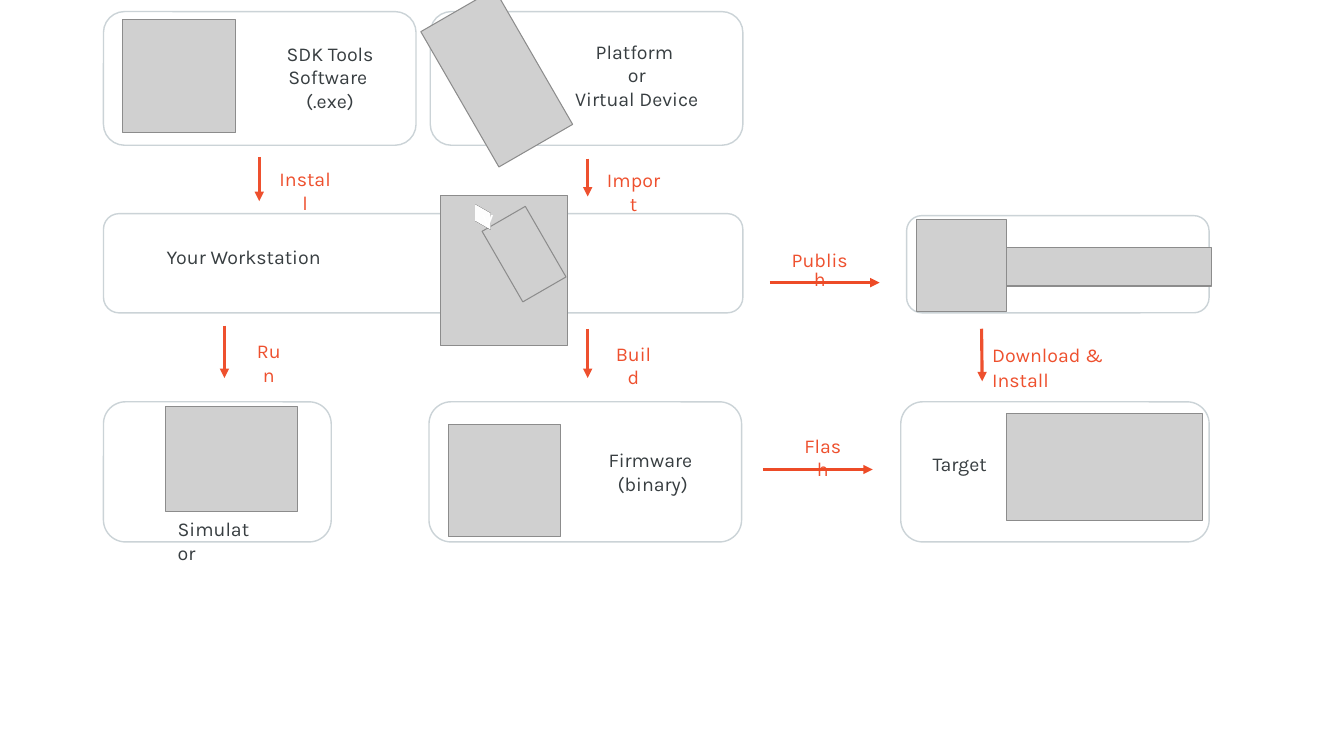
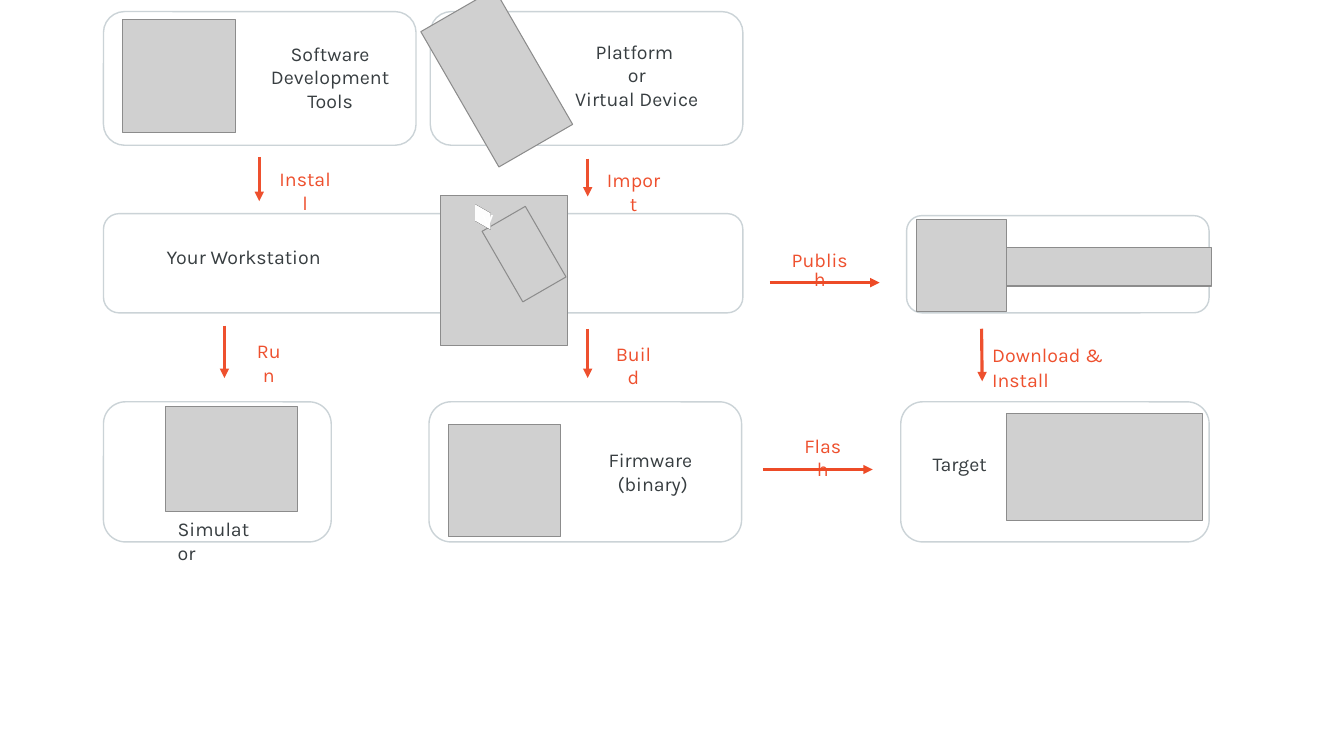
Before and after one commit to MicroEJ/docs, a slide deck: slide 1 of overview/images/2_download.pptx. Drawn at 1344x756 pixels with LibreOffice and Linux fonts; fonts in the diff are those of the drawing; grey boxes stand for pictures; background and template pictures are left out. Boxes give left, top, right and bottom in pixels: in the first picture for what was removed or moved away, otherwise in the second. Text is boxed around its words. In the diff, an @@ line names an element or a change of style, - is before the commit and + after.

Commit message:
replace SDK Tools Software to Software Development Tools

```diff
--- a/overview/images/2_download.pptx
+++ b/overview/images/2_download.pptx
@@ text at box(271, 47, 389, 108): text changed @@
-SDK Tools Software
-(.exe)
+Software Development Tools
```
Also in this commit, not shown: 1 other file.
